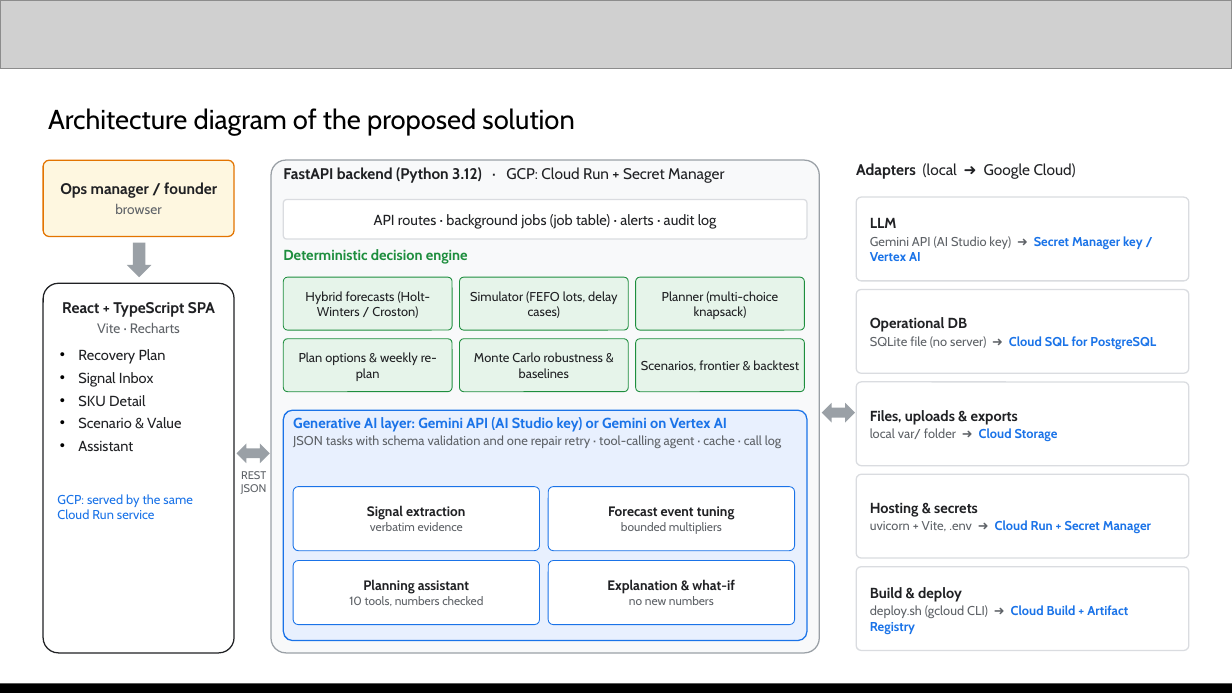
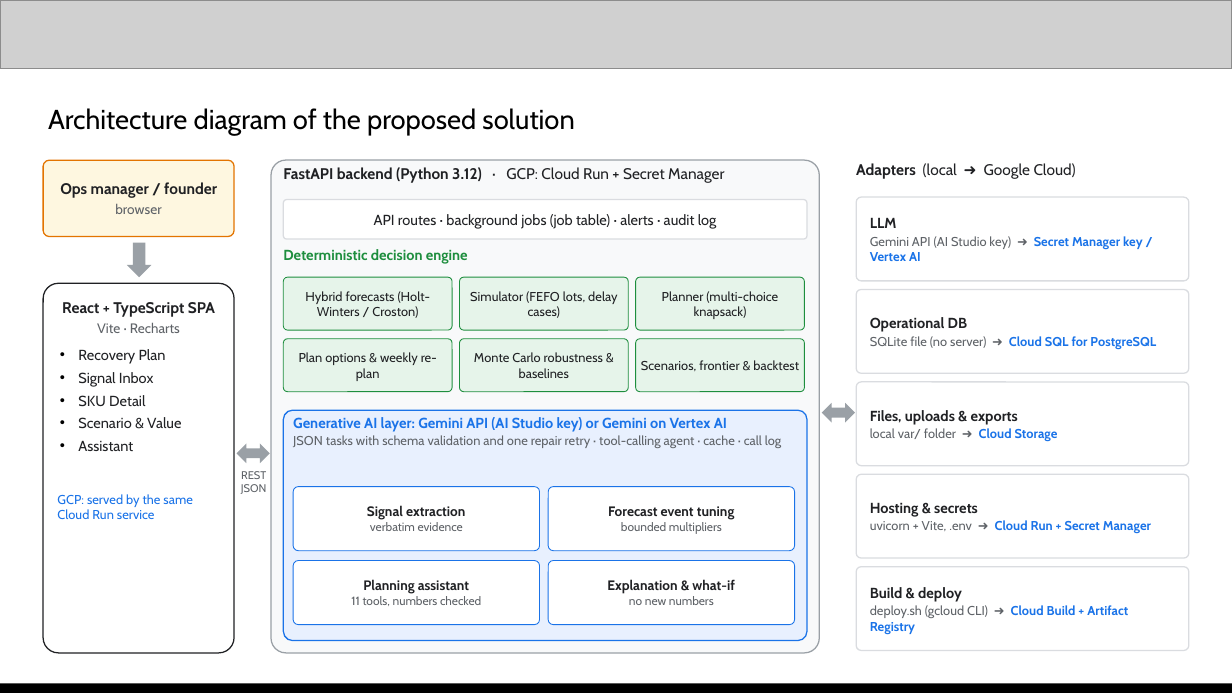
Before and after one commit to Xhahat/inventory-rescue, a slide deck: slide 7 of docs/Inventory_Rescue_AI_Builder_Cup.pptx. Drawn at 1232x693 pixels with LibreOffice and Linux fonts; fonts in the diff are those of the drawing; grey boxes stand for pictures. Boxes give left, top, right and bottom in pixels: in the first picture for what was removed or moved away, otherwise in the second. Text is boxed around its words. In the diff, an @@ line names an element or a change of style, - is before the commit and + after.

```diff
--- a/docs/Inventory_Rescue_AI_Builder_Cup.pptx
+++ b/docs/Inventory_Rescue_AI_Builder_Cup.pptx
@@ text in rounded rectangle at bbox=[351, 596, 481, 606]: text changed @@
-10 tools, numbers checked
+11 tools, numbers checked
```
Also in this commit, not shown: 2 other slides changed, 5 other files.
